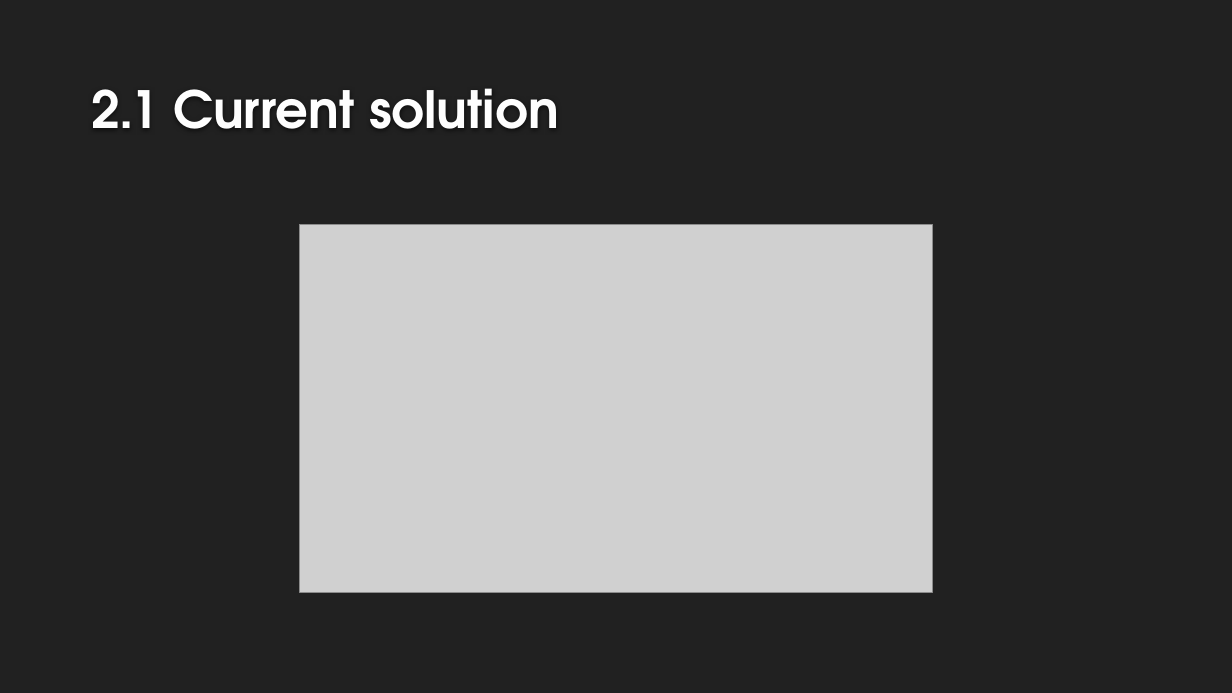
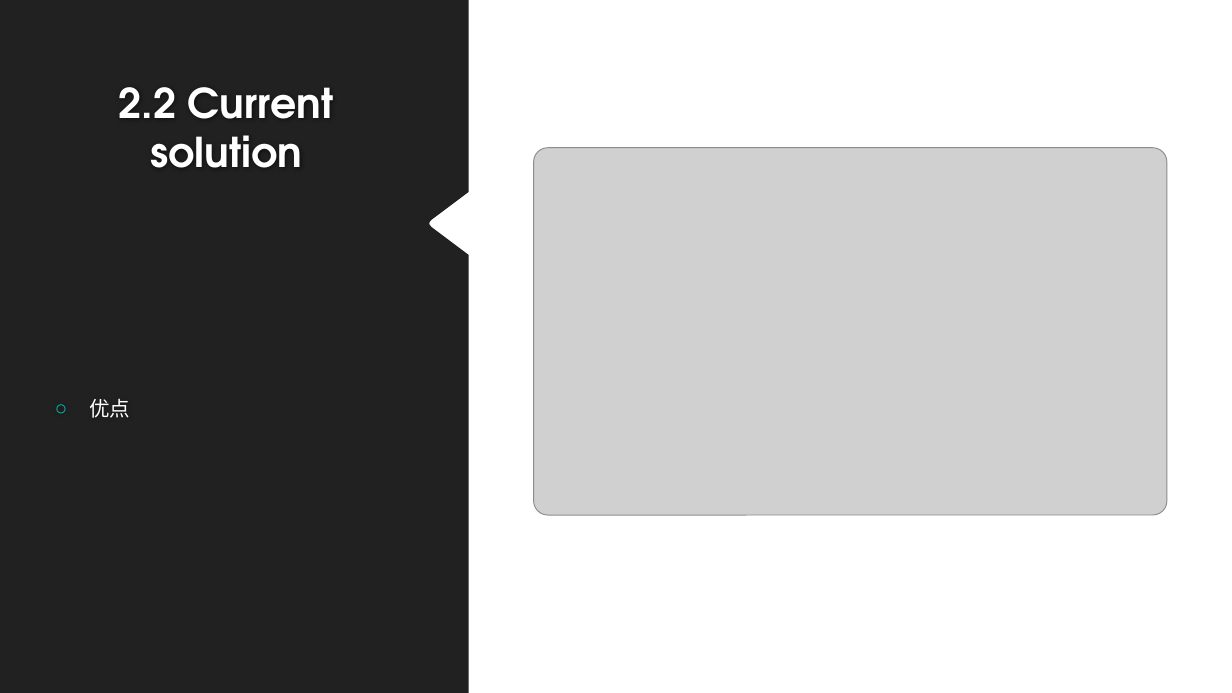
Before and after one commit to langxing6/server_i18n, a slide deck: slide 6 of server i18n.pptx. Drawn at 1232x693 pixels with LibreOffice and Linux fonts; fonts in the diff are those of the drawing; grey boxes stand for pictures; background and template pictures are left out. Boxes give left, top, right and bottom in pixels: in the first picture for what was removed or moved away, otherwise in the second. Text is boxed around its words. In the diff, an @@ line names an element or a change of style, - is before the commit and + after.

```diff
--- a/server i18n.pptx
+++ b/server i18n.pptx
@@ background #212121 to #FFFFFF @@
@@ freeform shape added at box(0, 0, 469, 693), fill #212121 @@
@@ title at box(119, 87, 333, 168): text changed; size 40 to 32 pt; text colour #FEFEFE to #FFFFFF @@
-2.1 Current solution
+2.2 Current solution
@@ picture: place and size @@
-picture at box(299, 225, 933, 592)
+picture at box(534, 148, 1167, 516)
@@ text added at box(90, 398, 131, 418), 16 pt, text #FFFFFF @@
+○ 优点
```
Also in this commit, not shown: 3 other slides changed.
